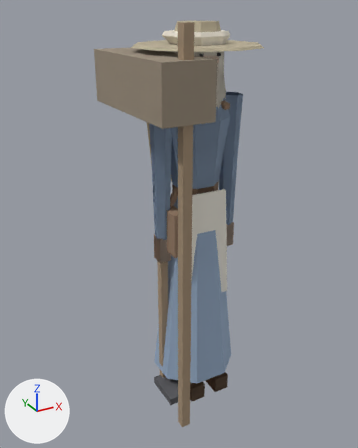
The glTF model game/assets/modelle/figur_elb.glb as it was, and as the next commit left it.
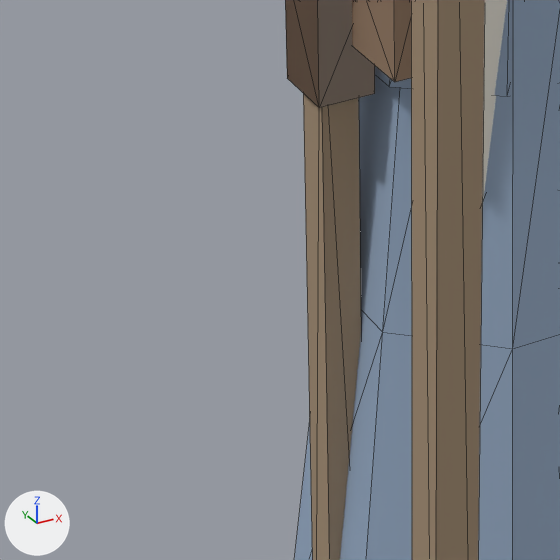
Each version is shown whole from a camera (50 mm lens) standing at (-1.203, -2.016, 2.005) and looking at (-0.079, 0.028, 0.983), then close up on the part from 28% to 58% of the width and 54% to 78% of the height. Lighting does not change. The marker at lower left points along +X, +Y and +Z. The first two pictures are the older version. The close-ups show mesh edges as thin lines.

In view in the first close-up: 'Hacke', 'Koerper_Frau', 'Koerper_Mann', 'Schuerze', 'Stab', 'Tasche'.
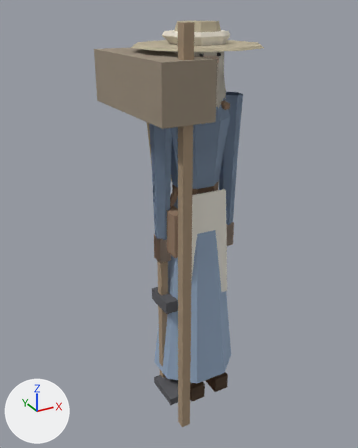
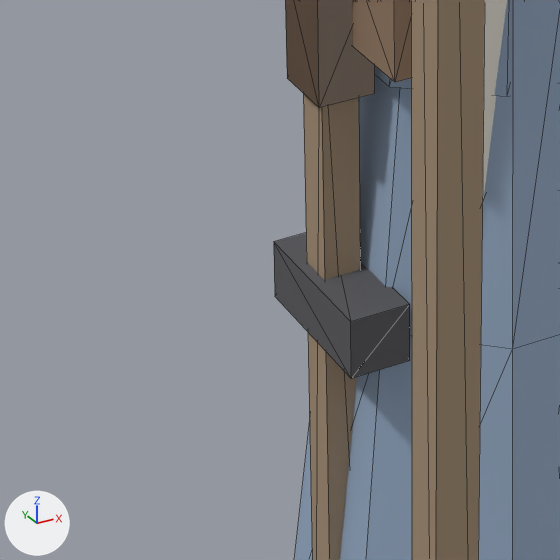
Boxes [x1, y1, x2, y2] around the edits, measured in the close-ups (560 x 560 px):
'Hammer', added: after [274, 233, 410, 379]

The change, as a diff of the scene's bpy script:
```diff
--- a/game/assets/modelle/figur_elb.glb.py
+++ b/game/assets/modelle/figur_elb.glb.py
@@ me_hammer @@
+me_hammer.from_pydata(...)  # 16 vertices, 20 faces; spans x -0.222..-0.158, y -0.1..0.07, z 0.555..0.948
+me_hammer.materials.append(mat_figur)
@@ ob_hammer @@
+ob_hammer = bpy.data.objects.new('Hammer', me_hammer)
+ob_hammer.location = (0.0, 0.0, 0.0)
```
